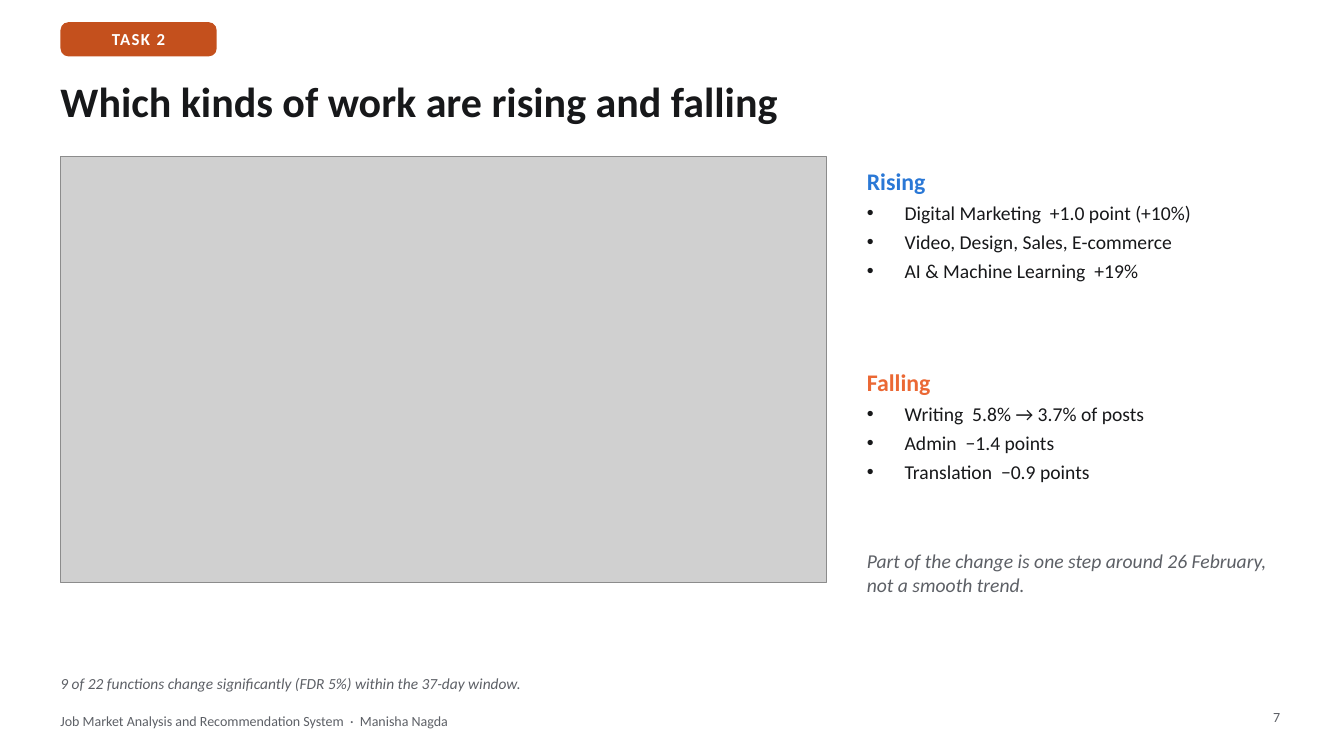
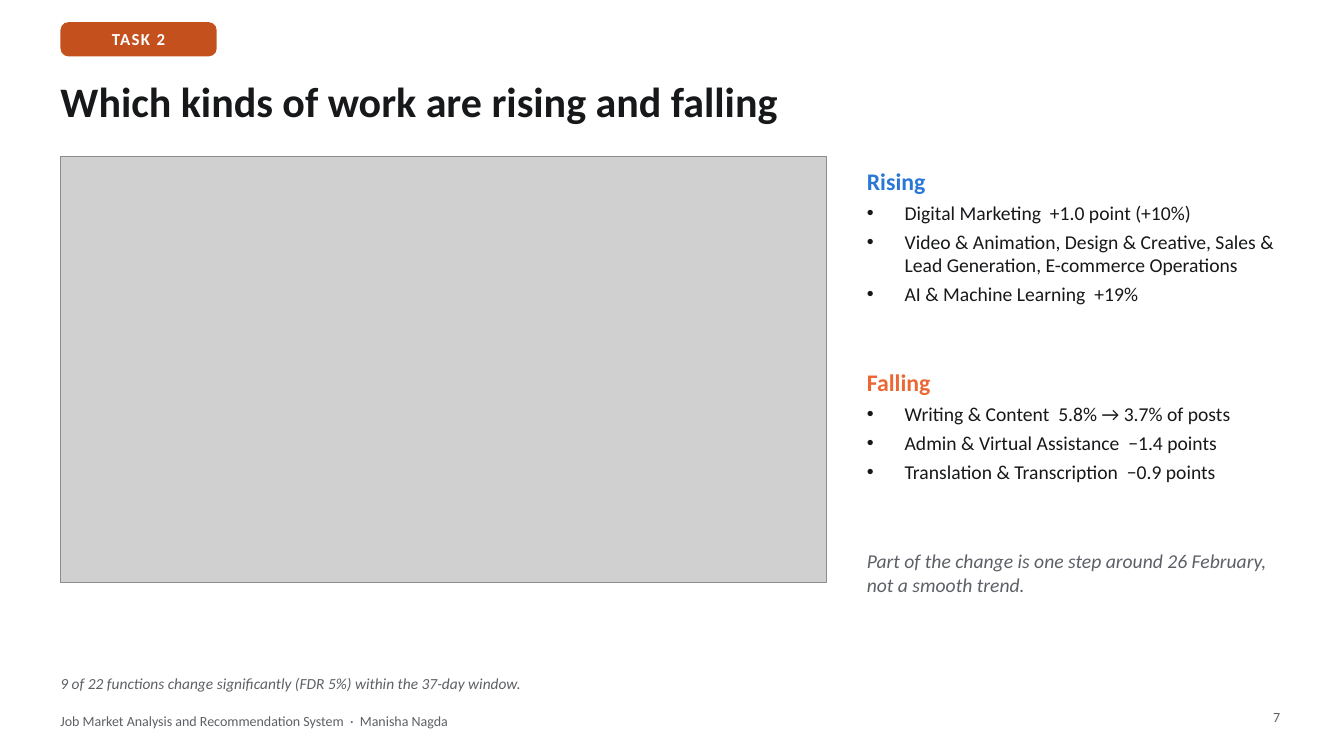
Before and after one commit to manishanagda1997-debug/Project_8_NHIS, a slide deck: slide 7 of reports/job_market_presentation.pptx. Drawn at 1344x756 pixels with LibreOffice and Linux fonts; fonts in the diff are those of the drawing; grey boxes stand for pictures. Boxes give left, top, right and bottom in pixels: in the first picture for what was removed or moved away, otherwise in the second. Text is boxed around its words. In the diff, an @@ line names an element or a change of style, - is before the commit and + after.

```diff
--- a/reports/job_market_presentation.pptx
+++ b/reports/job_market_presentation.pptx
@@ text at <box>905,235,1255,275</box>: text changed @@
-• Video, Design, Sales, E-commerce
+• Video & Animation, Design & Creative, Sales & Lead Generation, E-commerce Operations
@@ text at <box>905,407,1230,482</box>: text changed @@
-• Writing 5.8% → 3.7% of posts
-• Admin −1.4 points
-• Translation −0.9 points
+• Writing & Content 5.8% → 3.7% of posts
+• Admin & Virtual Assistance −1.4 points
+• Translation & Transcription −0.9 points
```
Also in this commit, not shown: 11 other slides changed, 1 other file.
